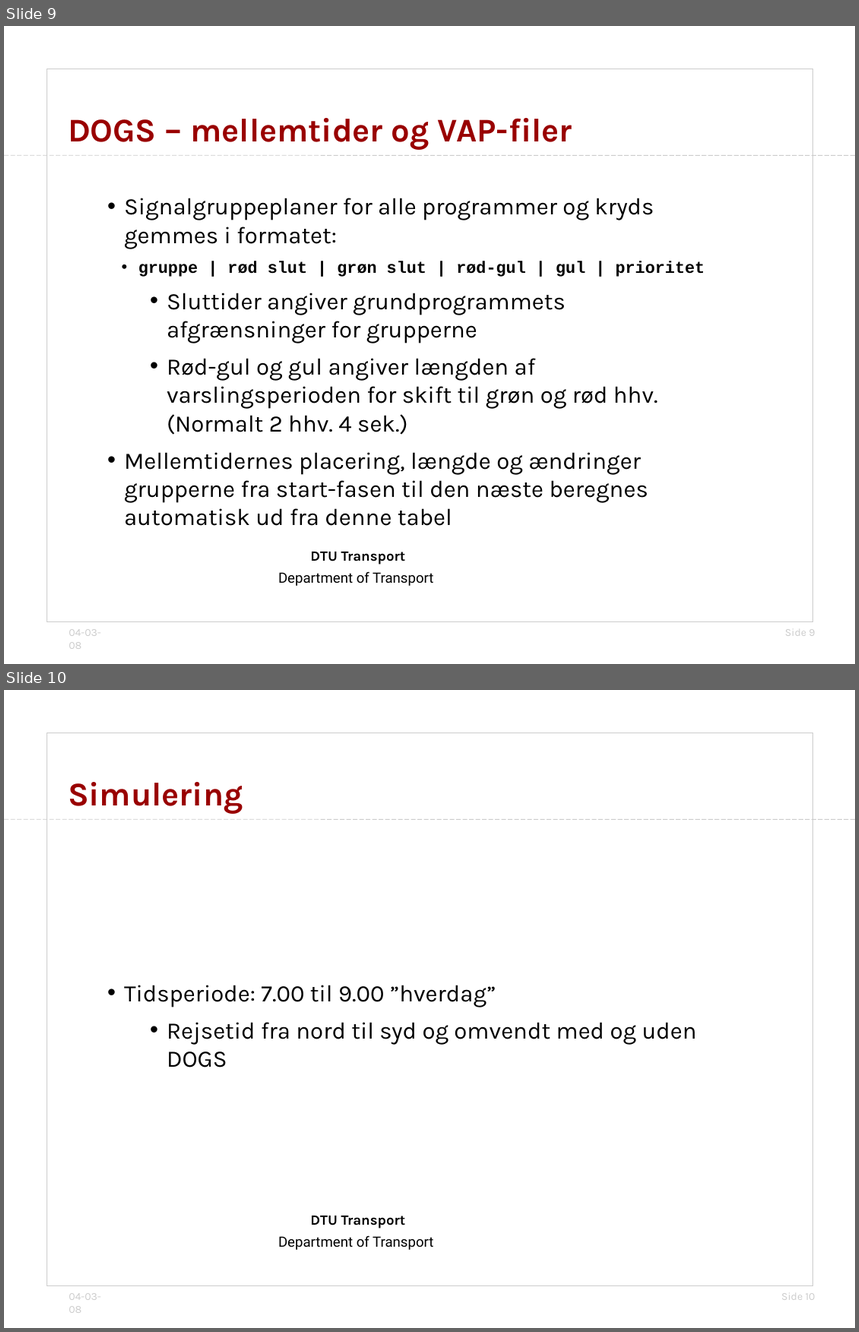
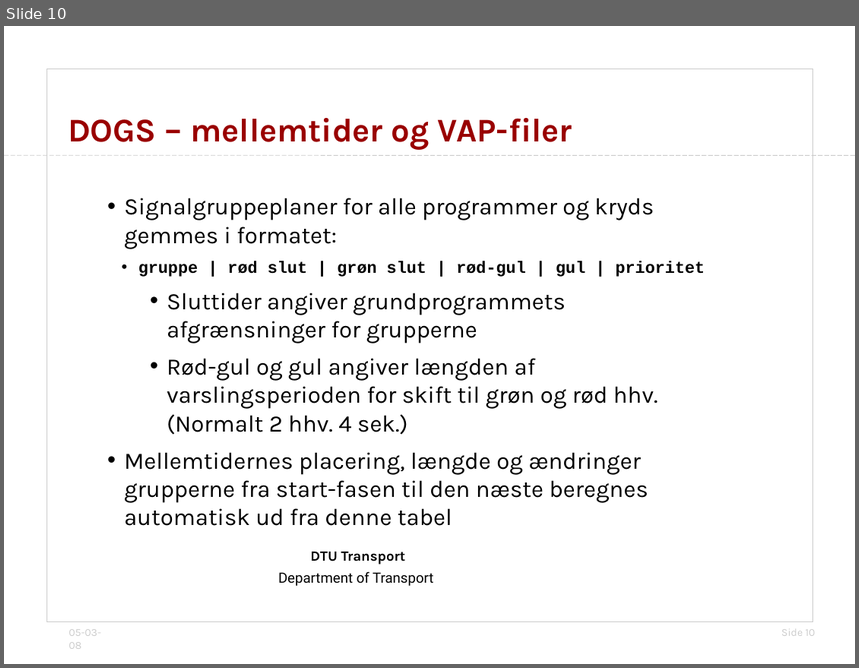
Before and after one commit to jonyonyx/greenwaves, a slide deck: thesis/præsentation_simulering_dogs.odp. Shown one above the other, each under a label of ours: slides 9 and 10 before the commit, slide 10 after it. The pictures are 859x1332 and 859x668 pixels, drawn with LibreOffice and Linux fonts; fonts in the diff are those of the drawing; background and template pictures are left out. Boxes give left, top, right and bottom in pixels: in the first picture for what was removed or moved away, otherwise in the second. Text is boxed around its words. In the diff, an @@ line names an element or a change of style, - is before the commit and + after.

```diff
--- a/thesis/præsentation_simulering_dogs.odp
+++ b/thesis/præsentation_simulering_dogs.odp
@@ slide 10 removed at (4, 690, 855, 1328), background #FFFFFF; not listed: 6 template elements that a slide beside it also shows @@
@@ title removed at (68, 782, 243, 814) @@
-Simulering
@@ subtitle removed at (124, 985, 697, 1068) @@
-• Tidsperiode: 7.00 til 9.00 ”hverdag”
-  • Rejsetid fra nord til syd og omvendt med og uden DOGS
@@ what was slide 9 is now slide 10 @@
@@ slide 10 changed as well @@
@@ text at (69, 629, 101, 649): text changed @@
-04-03-08
+05-03-08
@@ page number at (781, 629, 816, 636): text changed @@
-Side 9
+Side 10
```
Also in this commit, not shown: 8 other slides changed, 2 slides added, 6 other files.
